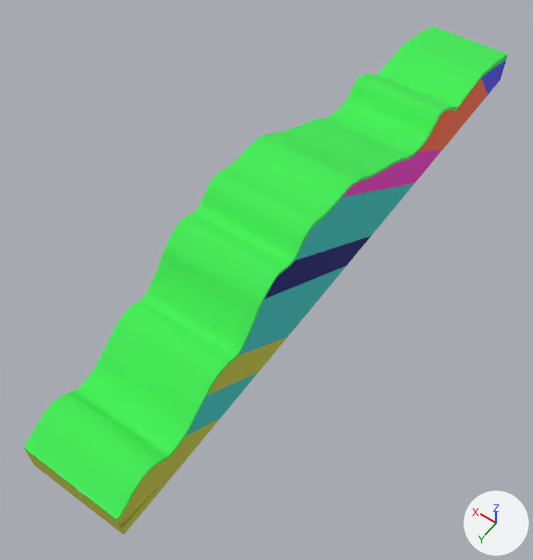
A saved change to the OBJ model model/XFD.obj.
Both versions are drawn from a camera (50 mm lens) standing at (-485.0, 1438.0, 974.0) and looking at (-19.0, 787.0, -50.0). Every picture has the same lights, and +X, +Y and +Z are marked at lower right. Where no turn or scale is listed for an object, it has been applied to the vertices.

Names of what the first picture shows: '0', '1', '2', '3', '4', '5', '6'.
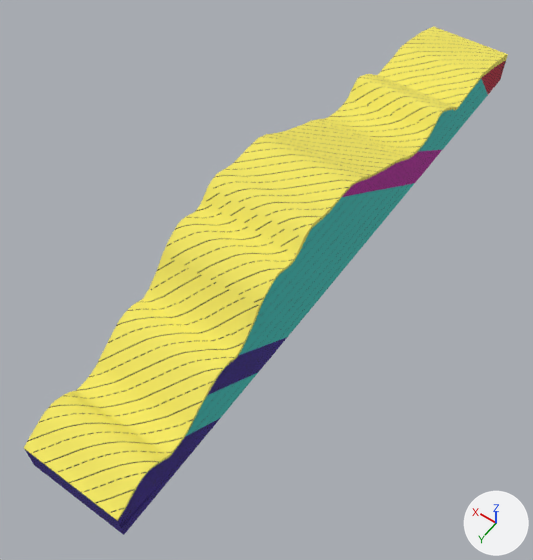
The edits, one by one:
Picture '41.png' (img_41_png) is new.
Picture '40.png' (img_40_png) is new.
Picture '39.png' (img_39_png) is new.
Picture '38.png' (img_38_png) is new.
In material '09___Default' (mat_09___default), base_color is no longer (0.58, 0.59, 0.06), yellow #c8ca45.
In material '09___Default' (mat_09___default), texture is now set to img_41_png.
In material '08___Default' (mat_08___default), base_color is no longer (0.05, 0.59, 0.56), cyan #3fcac5.
In material '08___Default' (mat_08___default), texture is now set to img_40_png.
In material '03___Default' (mat_03___default), base_color is no longer (0.99, 0.17, 0.07), orange #fe734b.
In material '03___Default' (mat_03___default), texture is now set to img_39_png.
In material '02___Default' (mat_02___default), base_color is no longer (0.09, 0.09, 0.96), blue #5555fa.
In material '02___Default' (mat_02___default), texture is now set to img_38_png.
Material 'Material__29' (mat_material__29) is new.
Its base color is (0.26, 0.26, 0.27) (grey #8b8b8e).
Its roughness is 0.9.
me_0 has 739 vertices, 1655 faces and spans x -111.0..70.0, y 854.0..1262.0, z -73.0..53.0.
me_0 no longer uses material mat_09___default (yellow #c8ca45).
me_0 now uses material mat_wire_204204204 (white #e7e7e7).
me_1 has 1000 vertices, 2304 faces and spans x -111.0..70.0, y 409.0..1117.0, z -70.0..155.0.
me_1 no longer uses material mat_08___default (cyan #3fcac5).
me_1 now uses material mat_02___default (picture img_38_png).
me_2 has 202 vertices, 444 faces and spans x -111.0..70.0, y 577.0..920.0, z -66.0..131.0.
me_2 no longer uses material mat_13___default (dark blue #191976).
me_2 now uses material mat_02___default (picture img_38_png).
me_3 has 344 vertices, 810 faces and spans x -111.0..70.0, y 290.0..715.0, z -63.0..151.0.
me_3 no longer uses material mat_07___default (pink #f53fcb).
me_3 now uses material mat_03___default (picture img_39_png).
me_4 has 474 vertices, 1157 faces and spans x -111.0..70.0, y 75.0..430.0, z -62.0..69.0.
me_4 no longer uses material mat_03___default (orange #fe734b).
me_4 now uses material mat_02___default (picture img_38_png).
me_5 has 369 vertices, 855 faces and spans x -111.0..70.0, y 11.0..159.0, z -60.0..36.0.
me_5 no longer uses material mat_02___default (blue #5555fa).
me_5 now uses material mat_08___default (picture img_40_png).
me_6 has 575 vertices, 1154 faces and spans x -111.0..70.0, y 11.0..1262.0, z -18.0..163.0.
me_6 is used by ob_6; location (0.0, 0.0, 0.0).
me_6 no longer uses material mat_01___default (green #3fef55).
me_6 part 1: texture (UV) coordinates changed.
me_6 now uses material mat_09___default (picture img_41_png).
me_tunnel_left has 1146 vertices, 2737 faces and spans x -8.0..8.0, y 11.0..1262.0, z -24.0..8.0.
me_tunnel_left no longer uses material mat_wire_204204204 (white #e7e7e7).
me_tunnel_left now uses material mat_material__29 (grey #8b8b8e).
me_tunnel_right has 1173 vertices, 2796 faces and spans x -49.0..-33.0, y 11.0..1262.0, z -23.0..7.0.
me_tunnel_right no longer uses material mat_wire_204204204 (white #e7e7e7).
me_tunnel_right now uses material mat_material__29 (grey #8b8b8e).

Location of each change, (x1, y1, x2, y2) in pixels of the pictures (533 x 560 px):
'6', surface changed, recoloured (green to yellow)
    both: (24, 26, 508, 521)
'1', surface changed, recoloured
    both: (186, 183, 415, 436)
'0', surface changed, recoloured (yellow to blue)
    both: (25, 337, 287, 535)
'2', surface changed, recoloured (blue to cyan)
    both: (265, 236, 371, 299)
'3', surface changed, recoloured (pink to purple)
    both: (342, 150, 442, 197)
'4', surface changed, recoloured (brown to cyan)
    both: (418, 79, 488, 152)
'5', surface changed, recoloured (blue to red)
    both: (481, 61, 506, 94)
